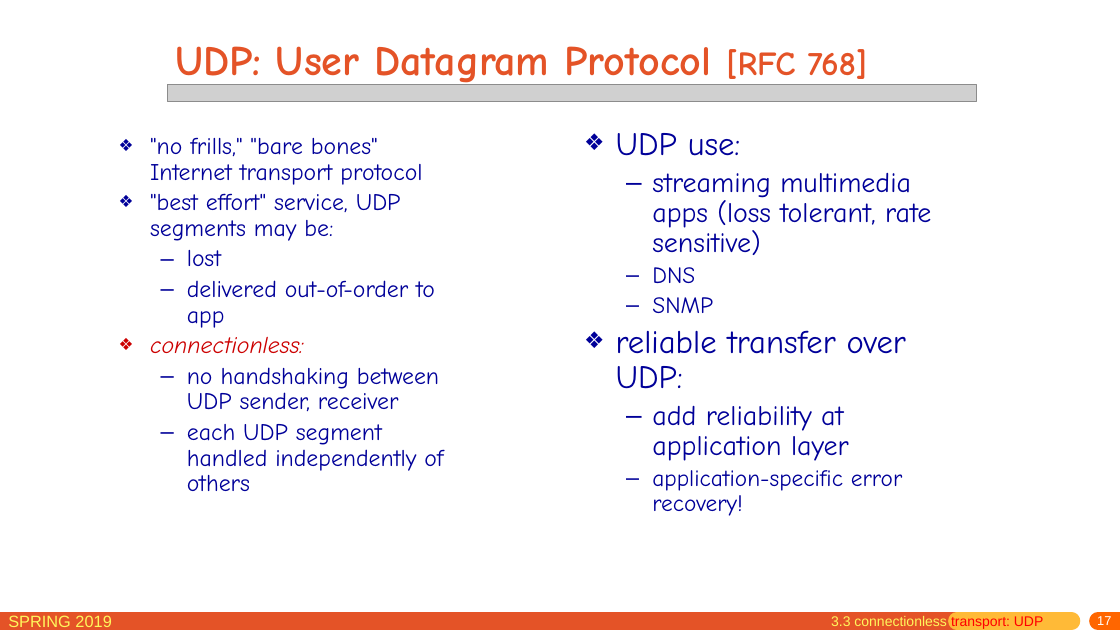
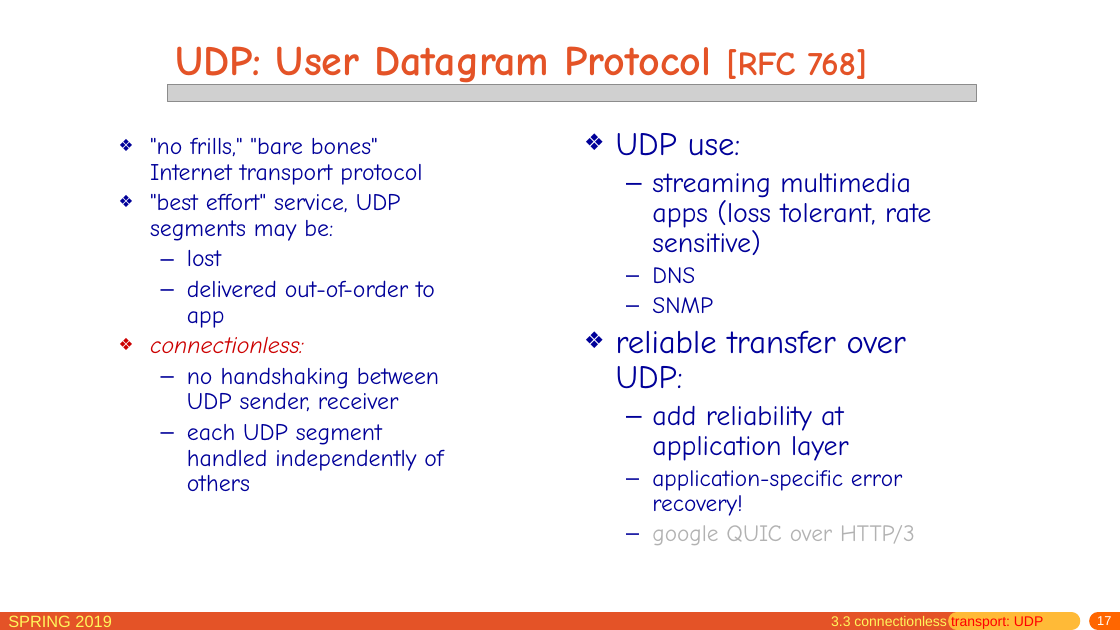
Before and after one commit to jichenghu/PPT_networkDistributed, a slide deck: slide 17 of chapter3.pptx. Drawn at 1120x630 pixels with LibreOffice and Linux fonts; fonts in the diff are those of the drawing; grey boxes stand for pictures. Boxes give left, top, right and bottom in pixels: in the first picture for what was removed or moved away, otherwise in the second. Text is boxed around its words. In the diff, an @@ line names an element or a change of style, - is before the commit and + after.

```diff
--- a/chapter3.pptx
+++ b/chapter3.pptx
@@ text at (x1=652, y1=525, x2=915, y2=545): paragraph added @@
+  – google QUIC over HTTP/3
```
Also in this commit, not shown: 4 other slides changed.
